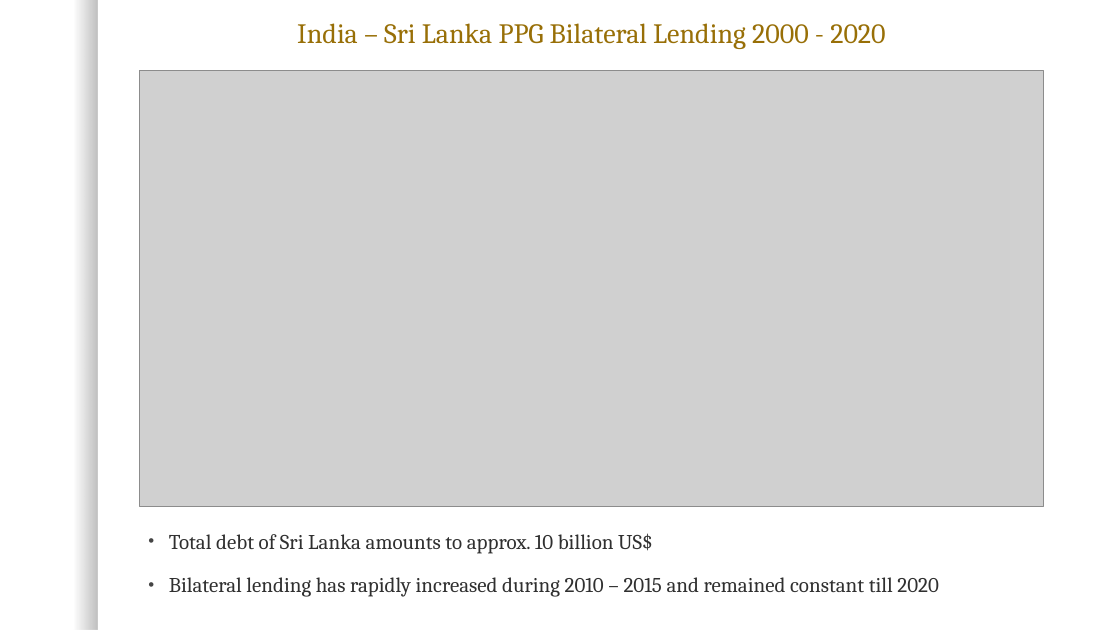
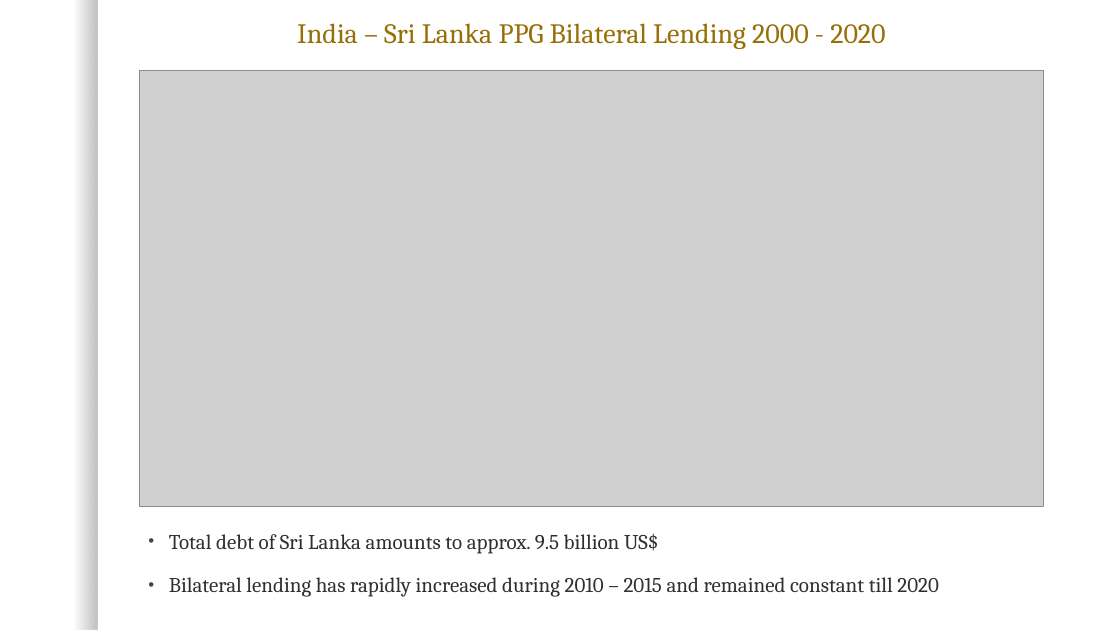
Before and after one commit to heyitsabhijeet/International-Debt-Statistics, a slide deck: slide 8 of India & Neighbours PPG Bilateral Debt Analysis.pptx. Drawn at 1120x630 pixels with LibreOffice and Linux fonts; fonts in the diff are those of the drawing; grey boxes stand for pictures; background and template pictures are left out. Boxes give left, top, right and bottom in pixels: in the first picture for what was removed or moved away, otherwise in the second. Text is boxed around its words. In the diff, an @@ line names an element or a change of style, - is before the commit and + after.

```diff
--- a/India & Neighbours PPG Bilateral Debt Analysis.pptx
+++ b/India & Neighbours PPG Bilateral Debt Analysis.pptx
@@ text at box(169, 533, 659, 554): text changed @@
-• Total debt of Sri Lanka amounts to approx. 10 billion US$
+• Total debt of Sri Lanka amounts to approx. 9.5 billion US$
```
Also in this commit, not shown: 4 other slides changed, 1 slide added.
